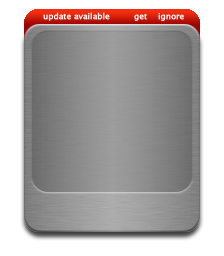
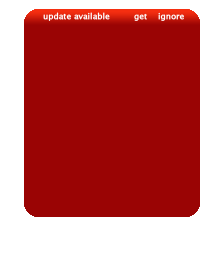
Layered file, before and after one edit (w=224, h=256). Changes by layer:
hid group "Brushed" (3 layers) over [24, 24, 200, 232]
hid group "Aqua" (4 layers) over [26, 26, 198, 230]
